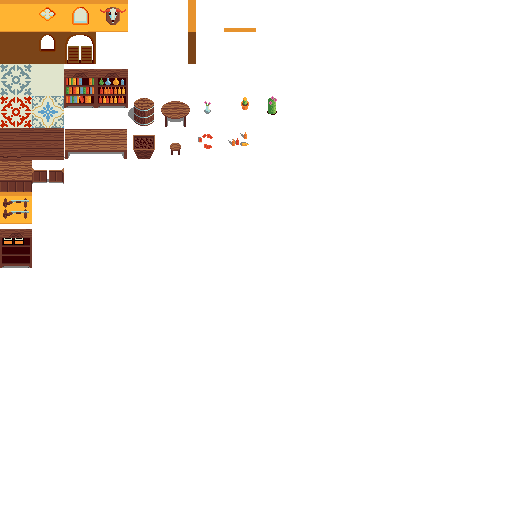
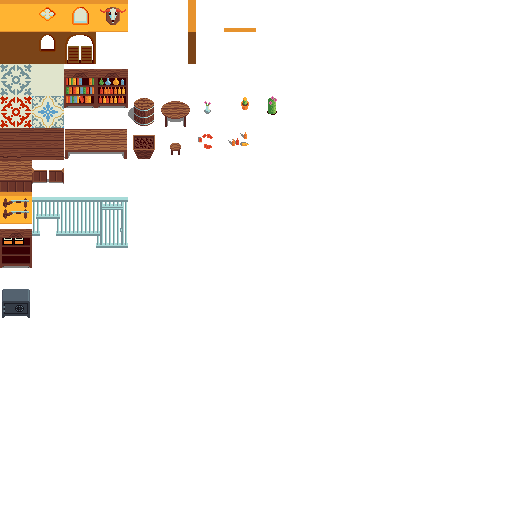
Layered file, before and after one edit (512x512). Changes by layer:
added layer "Safe" above "Bank Bars" over left=2, top=289, right=30, bottom=318
added layer "Bank Bars" above "Bar Backing" over left=32, top=197, right=128, bottom=248
